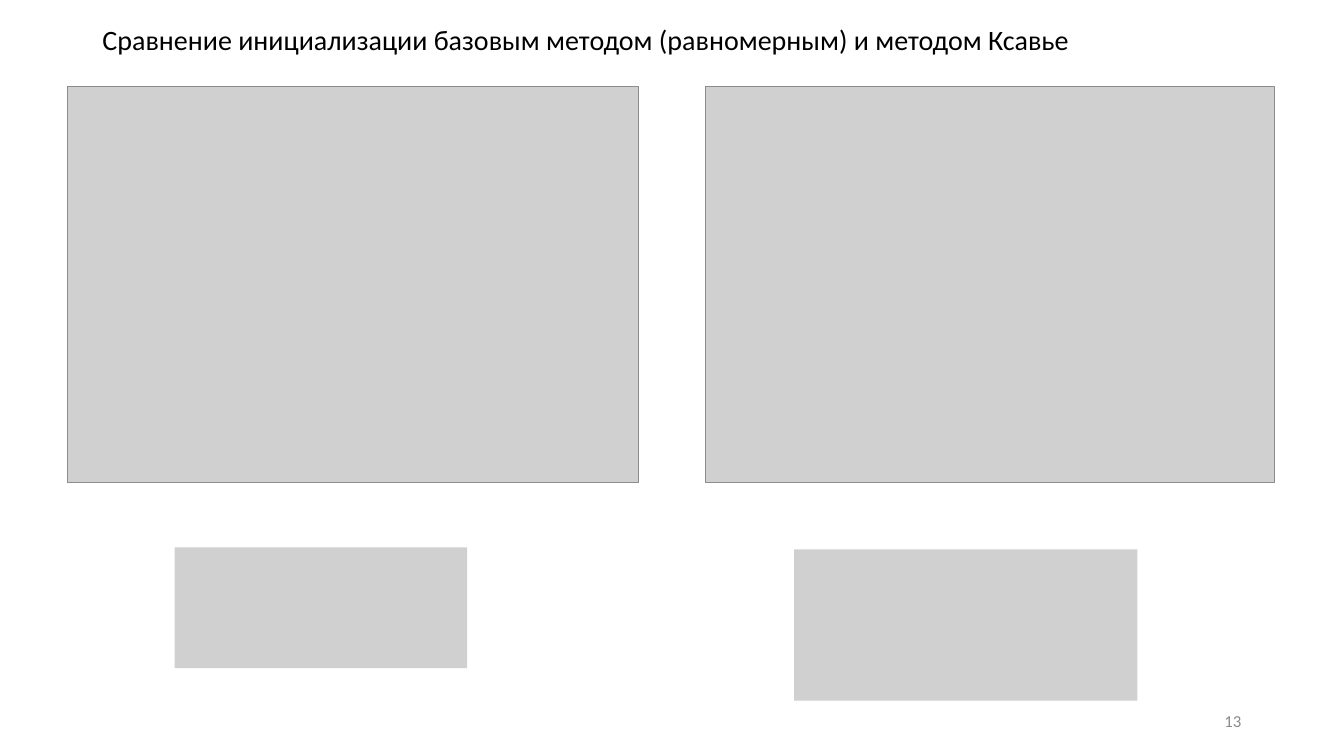
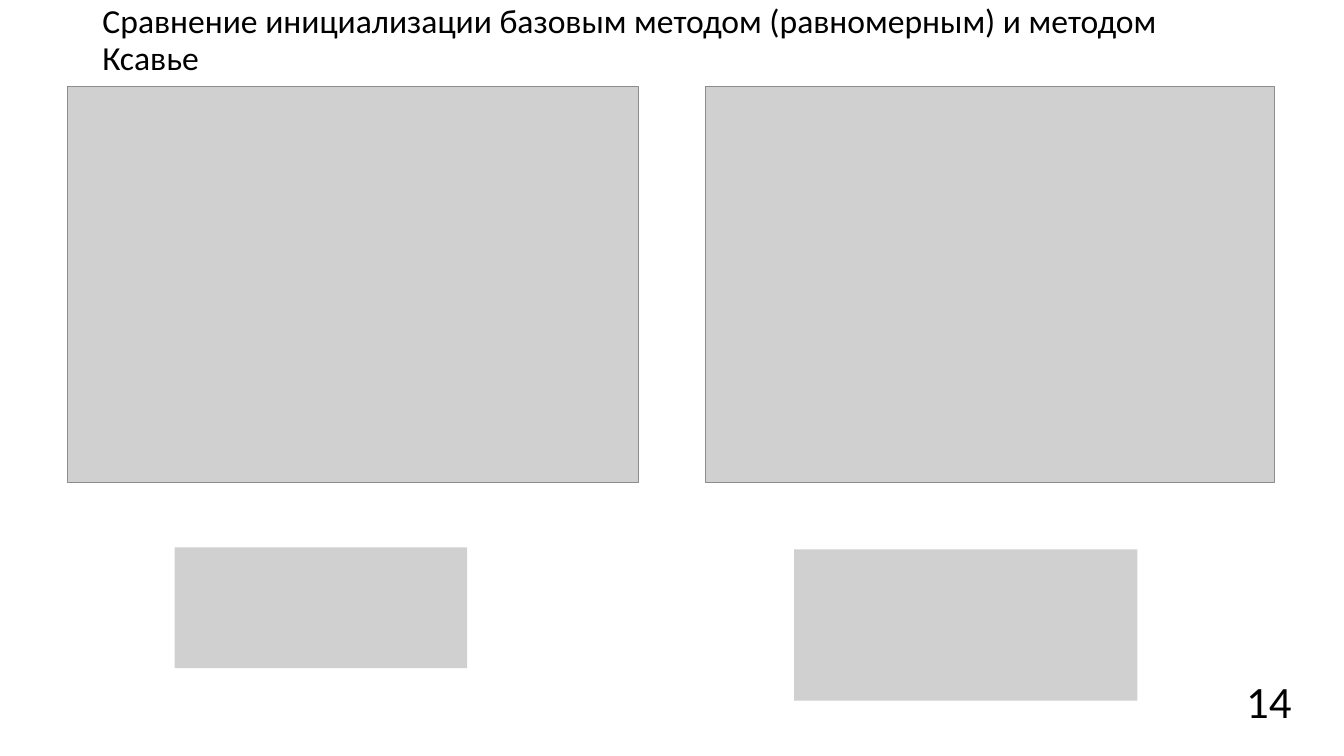
Before and after one commit to JacKira/Airbus_ship_detection, a slide deck: slide 14 of Отчет/ВКР презентация.pptx (slide 13 before the commit). Drawn at 1344x756 pixels with LibreOffice and Linux fonts; fonts in the diff are those of the drawing; grey boxes stand for pictures. Boxes give left, top, right and bottom in pixels: in the first picture for what was removed or moved away, otherwise in the second. Text is boxed around its words. In the diff, an @@ line names an element or a change of style, - is before the commit and + after.

```diff
--- a/Отчет/ВКР презентация.pptx
+++ b/Отчет/ВКР презентация.pptx
@@ title "Сравнение инициализации базовым методом (равномерным) ..." at [102,8,1157,71]: size 20 to 24 pt @@
@@ page number at [1246,689,1291,718]: text changed; size 12 to 32 pt; text colour #8C8C8C to #000000 @@
-13
+14
```
Also in this commit, not shown: 11 other slides changed, 1 slide added, 1 other file.
